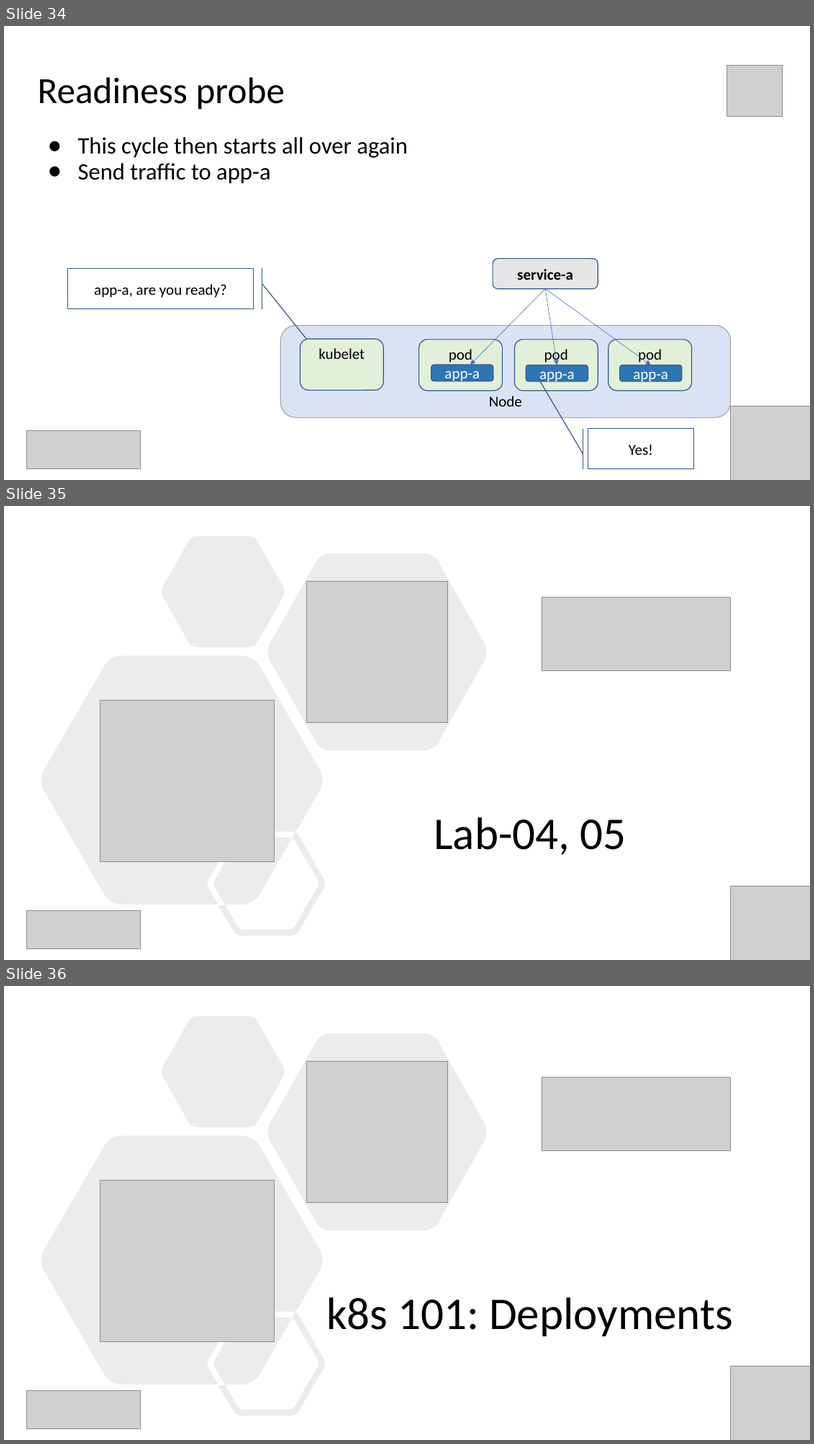
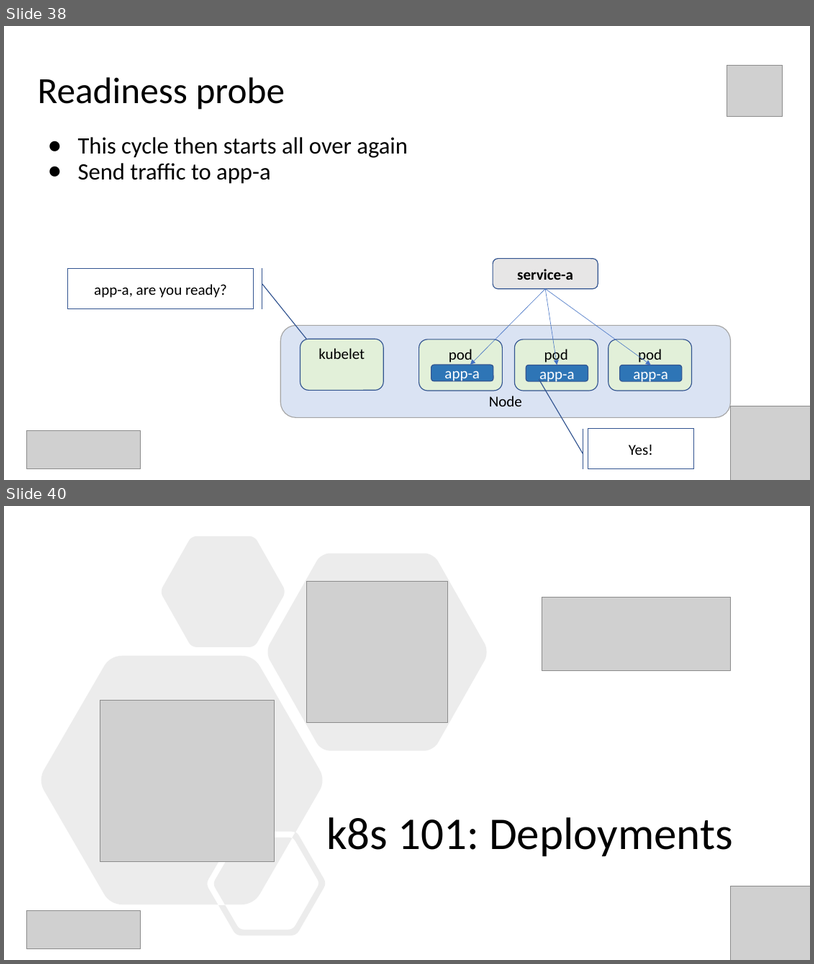
Before and after one commit to Infrastructure-AsCode/aks-101, a slide deck: slides/k8s-101.pptx. Shown one above the other, each under a label of ours: slides 34, 35 and 36 before the commit, slides 38 and 40 after it; the slides between them are not shown. The pictures are 814x1444 and 814x964 pixels, drawn with LibreOffice and Linux fonts; fonts in the diff are those of the drawing; grey boxes stand for pictures. Boxes give left, top, right and bottom in pixels: in the first picture for what was removed or moved away, otherwise in the second. Text is boxed around its words. In the diff, an @@ line names an element or a change of style, - is before the commit and + after.

```diff
--- a/slides/k8s-101.pptx
+++ b/slides/k8s-101.pptx
@@ slide 35 removed at box(4, 506, 810, 960), background #FFFFFF @@
@@ freeform shape removed at box(41, 536, 487, 936) @@
@@ picture removed at box(307, 581, 448, 722) @@
@@ picture removed at box(542, 597, 730, 671) @@
@@ picture removed at box(100, 700, 275, 861) @@
@@ text removed at box(435, 817, 626, 854) @@
-Lab-04, 05
@@ picture removed at box(731, 885, 810, 960) @@
@@ picture removed at box(27, 911, 141, 949) @@
@@ what was slide 34 is now slide 38 @@
@@ what was slide 36 is now slide 40 @@
```
Also in this commit, not shown: 7 slides changed, 27 slides added, 1 other slide removed, 19 other files.
